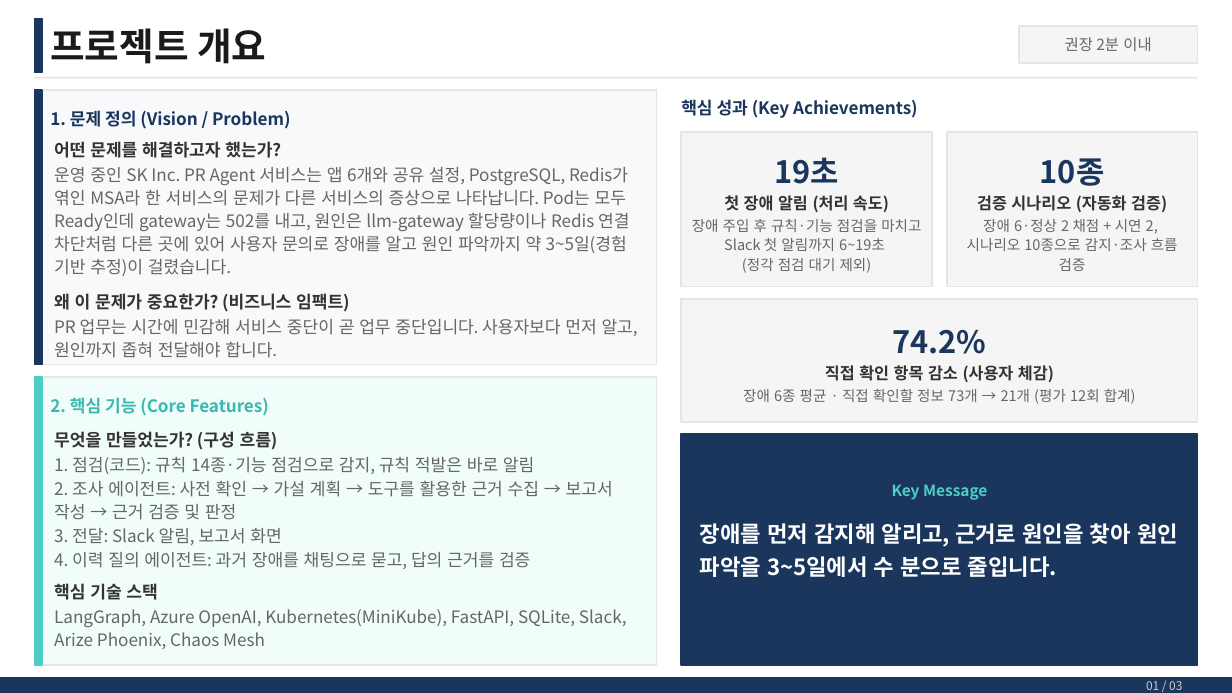
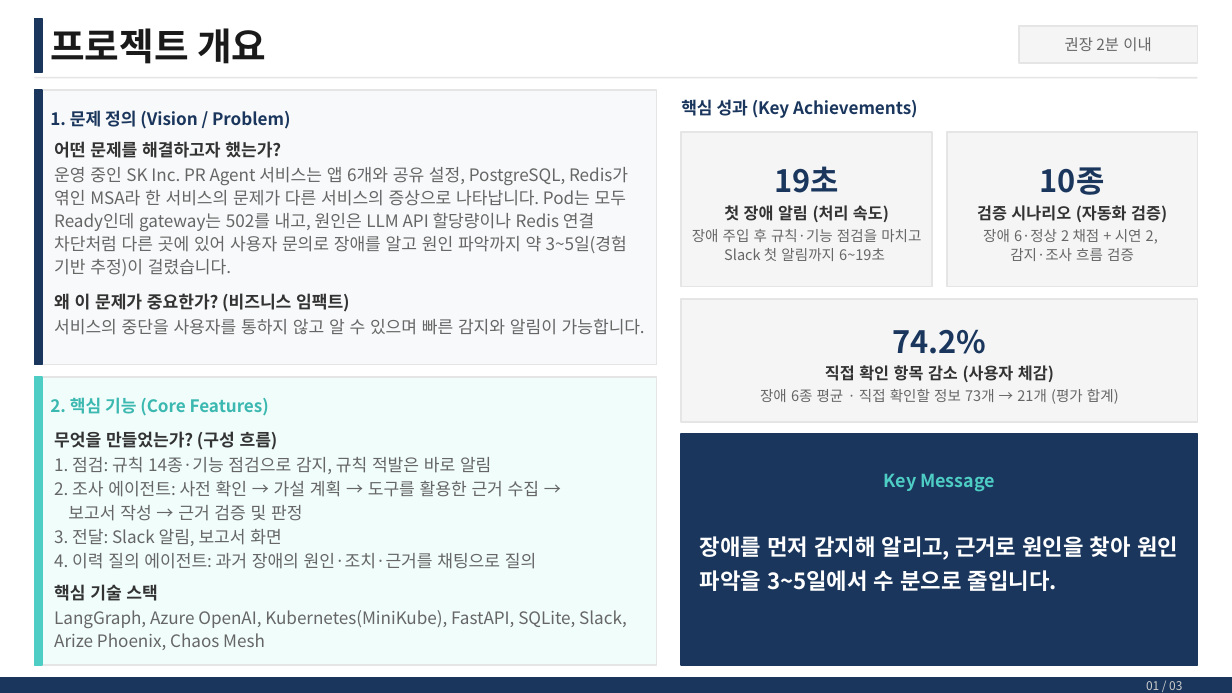
Before and after one commit to skax-jihyeryu/KubeGuardian, a slide deck: slide 2 of docs/산출물/AI_Master_Project_최종발표_류지혜_11791_v0.3.pptx. Drawn at 1232x693 pixels with LibreOffice and Linux fonts; fonts in the diff are those of the drawing. Boxes give left, top, right and bottom in pixels: in the first picture for what was removed or moved away, otherwise in the second. Text is boxed around its words. In the diff, an @@ line names an element or a change of style, - is before the commit and + after.

```diff
--- a/docs/산출물/AI_Master_Project_최종발표_류지혜_11791_v0.3.pptx
+++ b/docs/산출물/AI_Master_Project_최종발표_류지혜_11791_v0.3.pptx
@@ text at [54, 167, 628, 276]: text changed @@
-운영 중인 SK Inc. PR Agent 서비스는 앱 6개와 공유 설정, PostgreSQL, Redis가 엮인 MSA라 한 서비스의 문제가 다른 서비스의 증상으로 나타납니다. Pod는 모두 Ready인데 gateway는 502를 내고, 원인은 llm-gateway 할당량이나 Redis 연결 차단처럼 다른 곳에 있어 사용자 문의로 장애를 알고 원인 파악까지 약 3~5일(경험 기반 추정)이 걸렸습니다.
+운영 중인 SK Inc. PR Agent 서비스는 앱 6개와 공유 설정, PostgreSQL, Redis가 엮인 MSA라 한 서비스의 문제가 다른 서비스의 증상으로 나타납니다. Pod는 모두 Ready인데 gateway는 502를 내고, 원인은 LLM API 할당량이나 Redis 연결 차단처럼 다른 곳에 있어 사용자 문의로 장애를 알고 원인 파악까지 약 3~5일(경험 기반 추정)이 걸렸습니다.
@@ text at [692, 229, 921, 261]: text changed @@
-장애 주입 후 규칙·기능 점검을 마치고 Slack 첫 알림까지 6~19초
-(정각 점검 대기 제외)
+장애 주입 후 규칙·기능 점검을 마치고 Slack 첫 알림까지 6~19초
@@ text at [983, 229, 1158, 261]: text changed @@
-장애 6·정상 2 채점 + 시연 2,
-시나리오 10종으로 감지·조사 흐름 검증
+장애 6·정상 2 채점 + 시연 2,
+감지·조사 흐름 검증
@@ text at [54, 318, 645, 335]: text changed @@
-PR 업무는 시간에 민감해 서비스 중단이 곧 업무 중단입니다. 사용자보다 먼저 알고, 원인까지 좁혀 전달해야 합니다.
+서비스의 중단을 사용자를 통하지 않고 알 수 있으며 빠른 감지와 알림이 가능합니다.
@@ text at [760, 389, 1119, 404]: text changed @@
-장애 6종 평균 · 직접 확인할 정보 73개 → 21개 (평가 12회 합계)
+장애 6종 평균 · 직접 확인할 정보 73개 → 21개 (평가 합계)
@@ text at [54, 457, 539, 521]: text changed @@
-1. 점검(코드): 규칙 14종·기능 점검으로 감지, 규칙 적발은 바로 알림
-2. 조사 에이전트: 사전 확인 → 가설 계획 → 도구를 활용한 근거 수집 → 보고서 작성 → 근거 검증 및 판정
+1. 점검: 규칙 14종·기능 점검으로 감지, 규칙 적발은 바로 알림
+2. 조사 에이전트: 사전 확인 → 가설 계획 → 도구를 활용한 근거 수집 →
+보고서 작성 → 근거 검증 및 판정
@@ text "Key Message": place and size @@
-text "Key Message" at [892, 484, 987, 500]
+text "Key Message" at [884, 473, 995, 492]
@@ text "Key Message" at [884, 473, 995, 492]: size 9 to 10.5 pt @@
@@ text "장애를 먼저 감지해 알리고, 근거로 ...": place and size @@
-text "장애를 먼저 감지해 알리고, 근거로 ..." at [700, 523, 1178, 577]
+text "장애를 먼저 감지해 알리고, 근거로 ..." at [700, 536, 1178, 591]
@@ text at [54, 553, 536, 569]: text changed @@
-4. 이력 질의 에이전트: 과거 장애를 채팅으로 묻고, 답의 근거를 검증
+4. 이력 질의 에이전트: 과거 장애의 원인·조치·근거를 채팅으로 질의
```
Also in this commit, not shown: 2 other slides changed.
